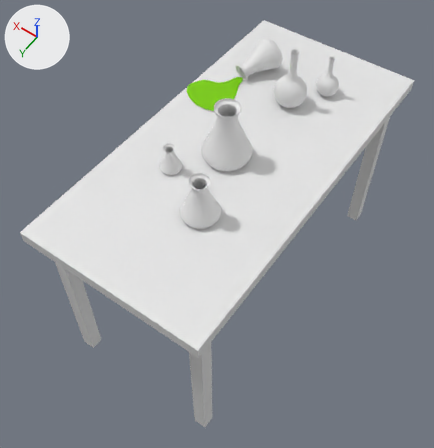
A saved change to the FBX model 3D_Objects/Lab_Desk/Lab_Desk.fbx.
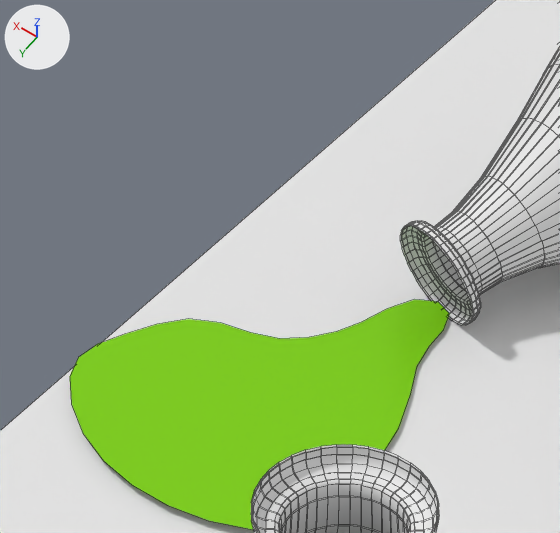
Each version is shown whole from a 50 mm lens placed at (-2.31, 3.59, 4.24), pointed at (0.06, 0.29, -0.96), then close up on the part from 41% to 60% of the width and 7% to 25% of the height. Every picture has the same lights, and +X, +Y and +Z are marked at upper left. The close-ups show mesh edges as thin lines. Where no turn or scale is listed for an object, it has been applied to the vertices.
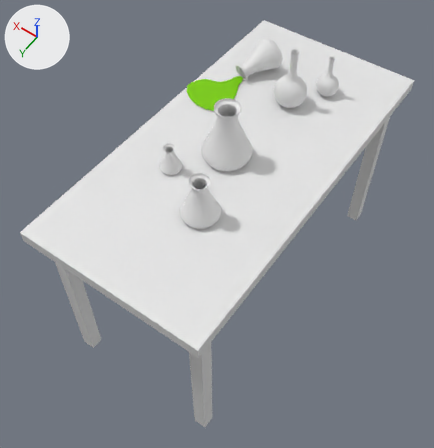
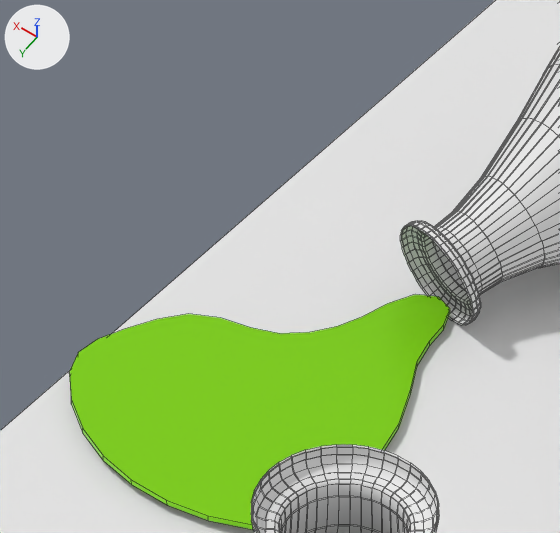
Commit message: Liquid thicness

Edits to the bpy script that builds the scene:
```text
Change me_circle:
    used by ob_circle; location = (0.0, 0.0, 0.0)
    remove me_circle.from_pydata(...)  # 32 vertices, 1 face; spans x 0.437..0.976, y -0.922..-0.26, z 0.005..0.015
    add me_circle.from_pydata(...)  # 64 vertices, 34 faces; spans x 0.437..0.976, y -0.922..-0.26, z 0.005..0.025
    me_circle part 1
    32 new vertices lie (0.0, 0.0, 0.01) away from vertices in x 0.437..0.976, y -0.922..-0.26, z 0.005..0.015
    33 new faces join them
```

Pixel boxes (x1, y1, x2, y2) of what changed, in the close-ups (560 x 533 px):
'Circle', reshaped: before (70, 299, 450, 530); after (69, 294, 450, 530)
part 1 of me_circle, added (green): after (69, 294, 450, 530)
